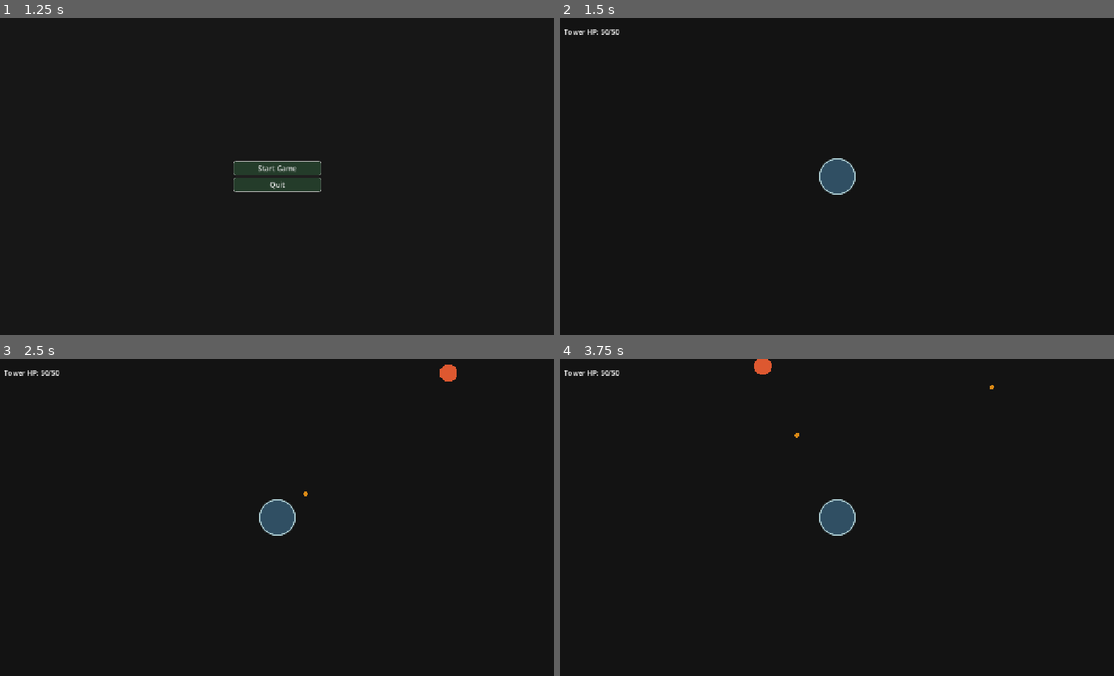
Above: before the commit, frames 1-4 (two rows, left to right).
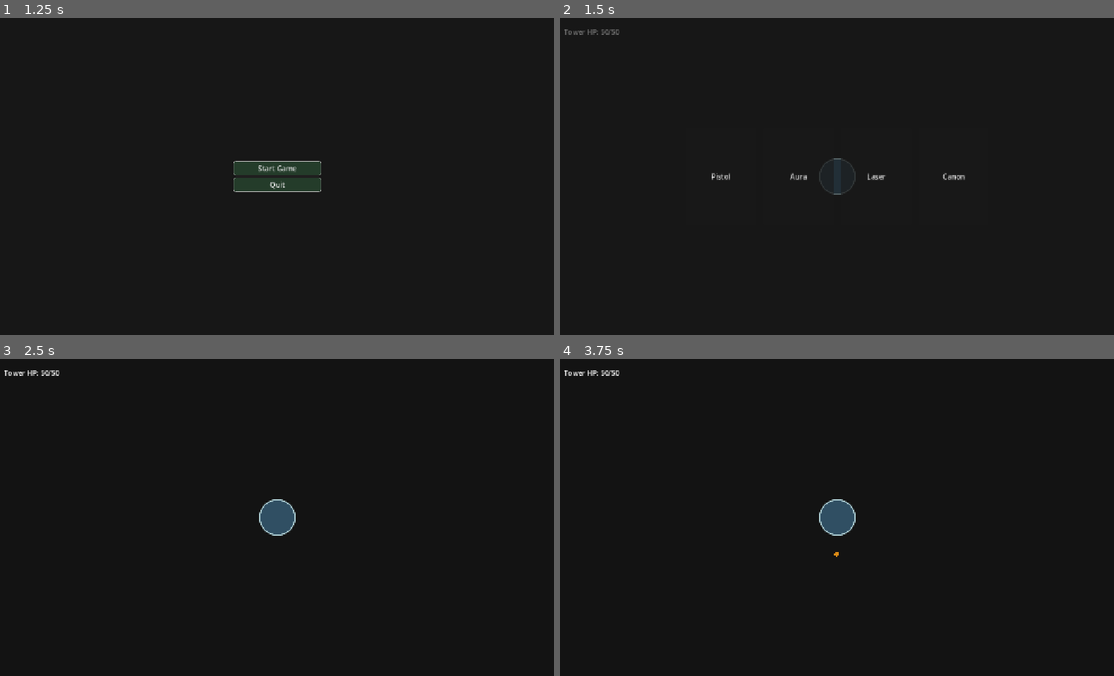
Above: after the commit, the same moments.

Repository: DennisRas/TowerDefenseWithCards
Game: Godot game, scene res://main.tscn
The game is run twice, just before and just after one commit, with the same random seed, the same clock (stepped at 60 frames per second) and the same inputs.
Inputs (mouse positions are in pixels of both pictures, inside the frame that each line leads up to):
- Up to frame 1 (1.25 s): tap Enter (ui_accept) at 0.5 s; hold Enter (ui_accept) from 0.53 s (still down)
- Up to frame 2 (1.5 s): release Enter (ui_accept) at 1.25 s; click "Start Game" at 1.25 s
- Up to frame 3 (2.5 s): click (160, 517) at 2 s, where only the run after the commit has a clickable "Pistol"
- Up to frame 4 (3.75 s): tap Enter (ui_accept) at 2.85, 3.02, 3.32, 3.5 s; hold Enter (ui_accept) from 3.53 s (still down)

Frame 1 is identical in both runs. In frame 2, 0.9% of the frame differs, in the area x 0-74%, y 3-56%; in frame 3, 0.1%; in frame 4, 0.2%.

Commit message:
Simplify some functions. Use event bus over signals. Add card/ability selection on start

Diff:
--- a/game/abilities/ability.gd
+++ b/game/abilities/ability.gd
@@ -1,11 +1,34 @@
 class_name Ability
 extends Node2D
 
-@export var display_name := "Base Ability"
+const BULLET = preload("res://game/abilities/pistol/bullet/bullet.tscn")
 
-func activate():
-	print("Ability activated: ", display_name)
-	pass
+@export var display_name := "Ability"
+@export var damage := 10.0
+@export var cooldown := 0.5
 
-func _process(delta: float) -> void:
-	pass
+var cooldown_timer: Timer
+
+func _ready() -> void:
+	cooldown_timer = Timer.new()
+	cooldown_timer.wait_time = cooldown
+	cooldown_timer.autostart = true
+	cooldown_timer.timeout.connect(_on_cooldown)
+	add_child(cooldown_timer)
+
+func _on_cooldown() -> void:
+	# Tower/Abilities/<this>
+	var tower = get_parent().get_parent()
+	if tower == null or tower.current_hp <= 0:
+		return
+
+	var enemy = tower.get_closest_enemy()
+	if enemy == null:
+		return
+
+	var projectile: Area2D = BULLET.instantiate()
+	projectile.damage = damage
+	tower.get_parent().get_node("Projectiles").add_child(projectile)
+	projectile.global_position = tower.global_position
+	projectile.z_index = 10
+	projectile.direction = tower.global_position.direction_to(enemy.global_position)
--- a/game/abilities/aura/aura.tscn
+++ b/game/abilities/aura/aura.tscn
@@ -4,4 +4,5 @@
 
 [node name="Aura" type="Node2D" unique_id=1286048026]
 script = ExtResource("1_mwi0f")
+display_name = "Aura"
 metadata/_custom_type_script = "uid://2f7qnrluvu73"
--- a/game/abilities/pistol/pistol.gd
+++ b/game/abilities/pistol/pistol.gd
@@ -1,12 +1,2 @@
 class_name AbilityPistol
 extends Ability
-
-var bullet = preload("res://game/abilities/pistol/bullet/bullet.tscn")
-
-var damage := 10.0
-var cooldown = 1.0
-
-func shoot():
-	var bullet_instance = bullet.instantiate()
-	bullet_instance.damage = damage
-	# Add to projectiles
--- a/game/arena/arena.gd
+++ b/game/arena/arena.gd
@@ -4,9 +4,9 @@
 	$Tower.position = get_viewport_rect().size / 2
 
 func clear_entities():
-	_free_children($Enemies)
-	_free_children($Projectiles)
+	free_children($Enemies)
+	free_children($Projectiles)
 
-func _free_children(node: Node):
+func free_children(node: Node):
 	for child in node.get_children():
 		child.free()
--- a/game/arena/spawner.gd
+++ b/game/arena/spawner.gd
@@ -16,19 +16,17 @@
 
 	if timer >= spawn_interval:
 		timer = 0
-		spawn_enemy()
 
-func spawn_enemy():
-	var enemy = enemy_scene.instantiate()
-	var enemies = get_parent().get_node("Enemies")
-	enemies.add_child(enemy)
+		var enemy = enemy_scene.instantiate()
+		var enemies = get_parent().get_node("Enemies")
+		enemies.add_child(enemy)
 
-	var angle = randf() * TAU
-	var distance = 600
+		var angle = randf() * TAU
+		var distance = 600
 
-	enemy.global_position = (
-		get_viewport_rect().size / 2
-		+ Vector2(cos(angle), sin(angle)) * distance
-	)
+		enemy.global_position = (
+			get_viewport_rect().size / 2
+			+ Vector2(cos(angle), sin(angle)) * distance
+		)
 
-	enemy.target = get_parent().get_node("Tower")
+		enemy.target = get_parent().get_node("Tower")
--- a/game/game.gd
+++ b/game/game.gd
@@ -1,4 +1,11 @@
 extends Node2D
+
+const STARTER_ABILITIES = [
+	preload("res://game/abilities/pistol/pistol.tscn"),
+	preload("res://game/abilities/aura/aura.tscn"),
+	preload("res://game/abilities/laser/laser.tscn"),
+	preload("res://game/abilities/cannon/cannon.tscn"),
+]
 
 @onready var arena = $Arena
 @onready var tower = $Arena/Tower
@@ -9,12 +16,17 @@
 	add_to_group("game")
 	Gamestate.event.connect(_on_gamestate_event)
 
-func _on_gamestate_event(type, _data):
-	if type == Gamestate.Event.TOWER_DESTROYED:
-		end()
+func _on_gamestate_event(type, data):
+	match type:
+		Gamestate.Event.TOWER_DESTROYED:
+			end()
+		Gamestate.Event.ABILITY_SELECTED:
+			tower.add_ability(data.scene)
+			begin_play()
+		Gamestate.Event.RESTART_REQUESTED:
+			start()
 
 func set_ui_active(active: bool):
-	# ALWAYS while the game screen is up so overlays work when the tree is paused.
 	ui.process_mode = (
 		Node.PROCESS_MODE_ALWAYS if active
 		else Node.PROCESS_MODE_DISABLED
@@ -22,6 +34,15 @@
 
 func start():
 	reset()
+
+	if tower.abilities.get_child_count() == 0:
+		get_tree().paused = true
+		Gamestate.set_play_state(Gamestate.State.SELECTING)
+		ui.CardSelection.show_choices(STARTER_ABILITIES)
+	else:
+		begin_play()
+
+func begin_play():
 	get_tree().paused = false
 	Gamestate.set_play_state(Gamestate.State.PLAYING)
 
@@ -32,9 +53,6 @@
 	get_tree().paused = true
 	Gamestate.set_play_state(Gamestate.State.GAME_OVER)
 
-func restart():
-	start()
-
 func reset():
 	Gamestate.reset()
 	arena.clear_entities()
--- a/game/gamestate.gd
+++ b/game/gamestate.gd
@@ -3,6 +3,7 @@
 
 enum State {
 	IDLE,
+	SELECTING,
 	PLAYING,
 	GAME_OVER
 }
@@ -11,7 +12,12 @@
 	STATE_CHANGED,
 	TOWER_HEALTH_CHANGED,
 	TOWER_DESTROYED,
-	ENEMY_KILLED
+	ENEMY_KILLED,
+	ABILITY_SELECTED,
+	RESTART_REQUESTED,
+	INTRO_FINISHED,
+	START_GAME_REQUESTED,
+	EXIT_GAME_REQUESTED
 }
 
 var play_state: State = State.IDLE
--- a/game/tower/tower.gd
+++ b/game/tower/tower.gd
@@ -1,28 +1,28 @@
 extends StaticBody2D
 
-@export var projectile_scene: PackedScene
 @export var max_hp := 50
 
 var current_hp: int
 
 @onready var enemies = $"../Enemies"
+@onready var abilities = $Abilities
 
 func _ready() -> void:
 	current_hp = max_hp
 	queue_redraw()
 
 func reset():
+	for child in abilities.get_children():
+		child.free()
 	current_hp = max_hp
 	Gamestate.dispatch(Gamestate.Event.TOWER_HEALTH_CHANGED, {
 		"current": current_hp,
 		"max": max_hp
 	})
 
-func _on_shoot_timer_timeout():
-	var enemy = get_closest_enemy()
-
-	if enemy:
-		shoot(enemy)
+func add_ability(ability_scene: PackedScene):
+	var ability = ability_scene.instantiate()
+	abilities.add_child(ability)
 
 func get_closest_enemy():
 	var closest = null
@@ -40,17 +40,10 @@
 
 	return closest
 
-func shoot(enemy):
-	var projectile: Area2D = projectile_scene.instantiate()
-	get_parent().get_node("Projectiles").add_child(projectile)
+func take_damage(amount: int):
+	if current_hp <= 0:
+		return
 
-	projectile.global_position = global_position + projectile.direction * 60
-	projectile.z_index = 10
-	projectile.direction = (
-		global_position.direction_to(enemy.global_position)
-	)
-
-func take_damage(amount: int):
 	current_hp = max(0, current_hp - amount)
 	Gamestate.dispatch(Gamestate.Event.TOWER_HEALTH_CHANGED, {
 		"current": current_hp,
@@ -58,10 +51,7 @@
 	})
 
 	if current_hp <= 0:
-		destroy()
-
-func destroy() -> void:
-	Gamestate.dispatch(Gamestate.Event.TOWER_DESTROYED)
+		Gamestate.dispatch(Gamestate.Event.TOWER_DESTROYED)
 
 func _draw() -> void:
 	draw_circle(
--- a/game/tower/tower.tscn
+++ b/game/tower/tower.tscn
@@ -1,7 +1,6 @@
 [gd_scene format=3 uid="uid://csgc5odhpgivy"]
 
 [ext_resource type="Script" uid="uid://c735w5fv64qvh" path="res://game/tower/tower.gd" id="1_2x682"]
-[ext_resource type="PackedScene" uid="uid://b0gorkvnr3guh" path="res://game/abilities/pistol/bullet/bullet.tscn" id="2_ay4al"]
 
 [sub_resource type="CircleShape2D" id="CircleShape2D_7j8ug"]
 radius = 40.0
@@ -9,15 +8,8 @@
 [node name="Tower" type="StaticBody2D" unique_id=953788938]
 collision_mask = 2
 script = ExtResource("1_2x682")
-projectile_scene = ExtResource("2_ay4al")
 
 [node name="CollisionShape2D" type="CollisionShape2D" parent="." unique_id=16373942]
 shape = SubResource("CircleShape2D_7j8ug")
 
 [node name="Abilities" type="Node2D" parent="." unique_id=2140183390]
-
-[node name="ShootTimer" type="Timer" parent="." unique_id=1176728158]
-wait_time = 0.5
-autostart = true
-
-[connection signal="timeout" from="ShootTimer" to="." method="_on_shoot_timer_timeout"]
--- a/game/ui/overlays/cards/card.gd
+++ b/game/ui/overlays/cards/card.gd
@@ -2,8 +2,6 @@
 extends Button
 
 var ability_scene: PackedScene
-
-signal selected(scene)
 
 func setup(scene: PackedScene):
 	ability_scene = scene
@@ -12,4 +10,4 @@
 	ability.queue_free()
 
 func _pressed():
-	selected.emit(ability_scene)
+	Gamestate.dispatch(Gamestate.Event.ABILITY_SELECTED, {"scene": ability_scene})
--- a/game/ui/overlays/cards/card.tscn
+++ b/game/ui/overlays/cards/card.tscn
@@ -2,5 +2,7 @@
 
 [ext_resource type="Script" uid="uid://b71iyyu78uet1" path="res://game/ui/overlays/cards/card.gd" id="1_d81rb"]
 
-[node name="Card" type="Button" unique_id=900972976]
+[node name="Card" type="Button"]
+custom_minimum_size = Vector2(160, 220)
+text = "Ability"
 script = ExtResource("1_d81rb")
--- a/game/ui/overlays/cards/selection.gd
+++ b/game/ui/overlays/cards/selection.gd
@@ -1,10 +1,8 @@
-extends CanvasLayer
+extends Control
 
-signal ability_selected(scene)
+const CARD = preload("res://game/ui/overlays/cards/card.tscn")
 
-const CARD = preload("res://scenes/card.tscn")
-
-@onready var container = $Panel/CardContainer
+@onready var container = $Panel/CenterContainer/CardContainer
 
 func show_choices(choices: Array):
 	for child in container.get_children():
@@ -14,10 +12,10 @@
 		var card = CARD.instantiate()
 		container.add_child(card)
 		card.setup(ability_scene)
-		card.selected.connect(
-			_on_card_selected
-		)
+
 	show()
 
-func _on_card_selected(scene):
-	ability_selected.emit(scene)
+func hide_choices():
+	hide()
+	for child in container.get_children():
+		child.queue_free()
--- a/game/ui/overlays/cards/selection.tscn
+++ b/game/ui/overlays/cards/selection.tscn
@@ -2,14 +2,31 @@
 
 [ext_resource type="Script" uid="uid://dd10nvs4s1fmy" path="res://game/ui/overlays/cards/selection.gd" id="1_cqxa1"]
 
-[node name="Cards" type="CanvasLayer" unique_id=713891547]
+[node name="CardSelection" type="Control"]
+layout_mode = 3
+anchors_preset = 15
+anchor_right = 1.0
+anchor_bottom = 1.0
+grow_horizontal = 2
+grow_vertical = 2
 script = ExtResource("1_cqxa1")
 
-[node name="Panel" type="Panel" parent="." unique_id=1764669290]
-offset_right = 40.0
-offset_bottom = 40.0
+[node name="Panel" type="Panel" parent="."]
+layout_mode = 1
+anchors_preset = 15
+anchor_right = 1.0
+anchor_bottom = 1.0
+grow_horizontal = 2
+grow_vertical = 2
 
-[node name="CardContainer" type="VBoxContainer" parent="Panel" unique_id=513798526]
-layout_mode = 0
-offset_right = 40.0
-offset_bottom = 40.0
+[node name="CenterContainer" type="CenterContainer" parent="Panel"]
+layout_mode = 1
+anchors_preset = 15
+anchor_right = 1.0
+anchor_bottom = 1.0
+grow_horizontal = 2
+grow_vertical = 2
+
+[node name="CardContainer" type="HBoxContainer" parent="Panel/CenterContainer"]
+layout_mode = 2
+theme_override_constants/separation = 16
--- a/game/ui/overlays/game_over/restart_button.gd
+++ b/game/ui/overlays/game_over/restart_button.gd
@@ -1,4 +1,4 @@
 extends Button
 
 func _on_pressed() -> void:
-	get_tree().get_first_node_in_group("game").restart()
+	Gamestate.dispatch(Gamestate.Event.RESTART_REQUESTED)
--- a/game/ui/ui.gd
+++ b/game/ui/ui.gd
@@ -2,36 +2,41 @@
 
 @onready var GameOverOverlay = $GameOverOverlay
 @onready var Hud = $Hud
+@onready var CardSelection = $CardSelection
 
 func _ready() -> void:
 	Gamestate.event.connect(_on_gamestate_event)
-	_apply_play_state(Gamestate.play_state)
+	apply_play_state(Gamestate.play_state)
 
 func _on_gamestate_event(type, data):
 	match type:
 		Gamestate.Event.STATE_CHANGED:
-			_apply_play_state(data.get("state", Gamestate.play_state))
+			apply_play_state(data.get("state", Gamestate.play_state))
 		Gamestate.Event.TOWER_HEALTH_CHANGED:
 			Hud.update_tower_health_text(data.current, data.max)
 
-func _apply_play_state(play_state):
+func apply_play_state(play_state):
 	match play_state:
+		Gamestate.State.SELECTING:
+			Hud.visible = true
+			GameOverOverlay.visible = false
+			CardSelection.visible = true
 		Gamestate.State.PLAYING:
 			Hud.visible = true
 			GameOverOverlay.visible = false
+			CardSelection.hide_choices()
 		Gamestate.State.GAME_OVER:
 			Hud.visible = true
 			GameOverOverlay.visible = true
+			CardSelection.hide_choices()
 		_:
 			Hud.visible = false
 			GameOverOverlay.visible = false
-
-func _get_game() -> Node:
-	return get_tree().get_first_node_in_group("game")
+			CardSelection.hide_choices()
 
 func _input(event):
 	if Gamestate.play_state != Gamestate.State.GAME_OVER:
 		return
 
 	if event.is_action_pressed("ui_accept"):
-		_get_game().restart()
+		Gamestate.dispatch(Gamestate.Event.RESTART_REQUESTED)
--- a/game/ui/ui.tscn
+++ b/game/ui/ui.tscn
@@ -2,6 +2,7 @@
 
 [ext_resource type="PackedScene" uid="uid://mjtwl70ba5u8" path="res://game/ui/overlays/game_over/game_over.tscn" id="1_jxga3"]
 [ext_resource type="PackedScene" uid="uid://c3dirjb8i8kg5" path="res://game/ui/hud/hud.tscn" id="2_kvrpj"]
+[ext_resource type="PackedScene" uid="uid://c8mjjuw6x845j" path="res://game/ui/overlays/cards/selection.tscn" id="3_cards"]
 
 [node name="Ui" type="CanvasLayer" unique_id=1763920532]
 
@@ -10,3 +11,6 @@
 
 [node name="Hud" parent="." unique_id=50652635 instance=ExtResource("2_kvrpj")]
 visible = false
+
+[node name="CardSelection" parent="." instance=ExtResource("3_cards")]
+visible = false
--- a/intro/intro.gd
+++ b/intro/intro.gd
@@ -1,6 +1,4 @@
 extends Control
-
-signal finished
 
 var done := false
 
@@ -9,7 +7,7 @@
 		return
 
 	done = true
-	finished.emit()
+	Gamestate.dispatch(Gamestate.Event.INTRO_FINISHED)
 
 func _on_intro_timer_timeout():
 	finish()
--- a/main.gd
+++ b/main.gd
@@ -7,15 +7,23 @@
 var current_screen: Node
 
 func _ready():
-	intro.finished.connect(show_menu)
-	menu.start_game_pressed.connect(start_game)
+	Gamestate.event.connect(_on_gamestate_event)
 
 	for screen in [intro, menu, game]:
-		_set_screen_active(screen, false)
+		set_screen_active(screen, false)
 
 	show_intro()
 
-func _set_screen_active(screen: Node, active: bool):
+func _on_gamestate_event(type, _data):
+	match type:
+		Gamestate.Event.INTRO_FINISHED:
+			show_menu()
+		Gamestate.Event.START_GAME_REQUESTED:
+			start_game()
+		Gamestate.Event.EXIT_GAME_REQUESTED:
+			get_tree().quit()
+
+func set_screen_active(screen: Node, active: bool):
 	screen.visible = active
 	screen.process_mode = (
 		Node.PROCESS_MODE_INHERIT if active
@@ -27,12 +35,12 @@
 		return
 
 	if current_screen:
-		_set_screen_active(current_screen, false)
+		set_screen_active(current_screen, false)
 		if current_screen == game:
 			game.set_ui_active(false)
 
 	current_screen = screen
-	_set_screen_active(screen, true)
+	set_screen_active(screen, true)
 
 	if screen == game:
 		game.set_ui_active(true)
--- a/menu/menu.gd
+++ b/menu/menu.gd
@@ -1,9 +1,7 @@
 extends Control
 
-signal start_game_pressed
-
 func _on_start_game_pressed() -> void:
-	start_game_pressed.emit()
+	Gamestate.dispatch(Gamestate.Event.START_GAME_REQUESTED)
 
 func _on_exit_game_pressed() -> void:
-	get_tree().quit()
+	Gamestate.dispatch(Gamestate.Event.EXIT_GAME_REQUESTED)
